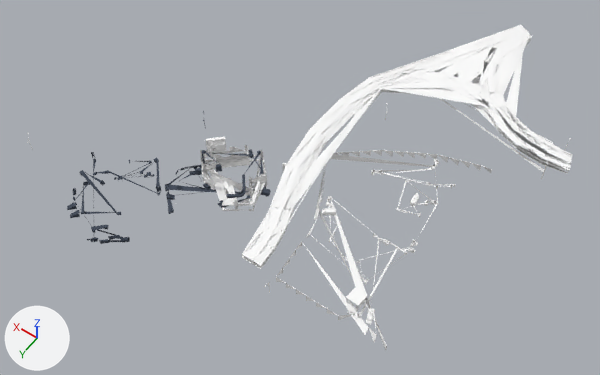
A saved change to the glTF model gh-pages/models/street_island2_09.glb.
Camera for both pictures: a 50 mm lens placed at (-125.0, -41.0, 272.0), pointed at (2.0, -218.0, -6.0). The axes (+X, +Y, +Z) are drawn at lower left. The lights are the same throughout. The picture after the commit comes second.

Names of what the first picture shows: 'seg_641', 'seg_643', 'seg_674', 'seg_762', 'seg_793', 'seg_796', 'seg_805', 'seg_824', 'seg_831', 'seg_897', 'seg_939' and 1 more.
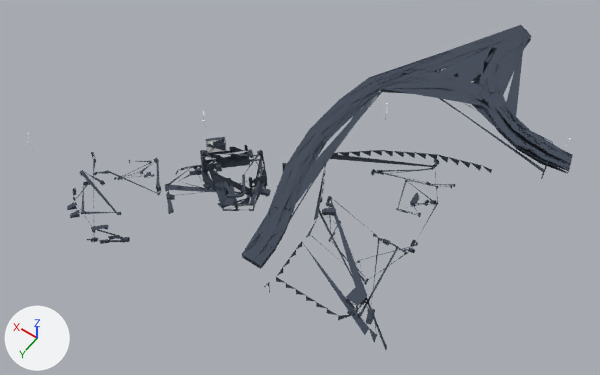
Scene script edits in JSON lines:
```json
{"block": "me_seg_674", "where": "me_seg_674.from_pydata(...)  # 1950 vertices, 5079 faces; spans x -69.2..-0.7, y -267.4..-171.8, z -0.2..4.9"}
{"op": "remove", "block": "me_seg_674", "code": "me_seg_674.materials.append(mat_bakegroup_island2_roads0_2x)  # white #ffffff"}
{"op": "add", "block": "me_seg_674", "code": "me_seg_674.materials.append(mat_dark)  # greyish blue #424b59"}
{"block": "me_seg_762", "where": "me_seg_762.from_pydata(...)  # 72 vertices, 121 faces; spans x -80.4..-2.3, y -311.2..-277.1, z -0.4..8.6"}
{"op": "remove", "block": "me_seg_762", "code": "me_seg_762.materials.append(mat_bakegroup_island2_roads0_2x)  # white #ffffff"}
{"op": "add", "block": "me_seg_762", "code": "me_seg_762.materials.append(mat_dark)  # greyish blue #424b59"}
{"block": "me_seg_793", "where": "me_seg_793.from_pydata(...)  # 192 vertices, 466 faces; spans x -14.3..10.4, y -278.0..-170.0, z 7.9..8.9"}
{"op": "remove", "block": "me_seg_793", "code": "me_seg_793.materials.append(mat_bakegroup_island2_roads0_2x)  # white #ffffff"}
{"op": "add", "block": "me_seg_793", "code": "me_seg_793.materials.append(mat_dark)  # greyish blue #424b59"}
{"block": "me_seg_796", "where": "me_seg_796.from_pydata(...)  # 192 vertices, 322 faces; spans x -80.2..0.7, y -340.8..-277.6, z 3.0..8.4"}
{"op": "remove", "block": "me_seg_796", "code": "me_seg_796.materials.append(mat_gc_longdist_island2_roads_2x)  # white #ffffff"}
{"op": "add", "block": "me_seg_796", "code": "me_seg_796.materials.append(mat_dark)  # greyish blue #424b59"}
{"block": "me_seg_805", "where": "me_seg_805.from_pydata(...)  # 244 vertices, 578 faces; spans x -14.4..10.4, y -278.0..-170.0, z 6.4..8.5"}
{"op": "remove", "block": "me_seg_805", "code": "me_seg_805.materials.append(mat_bakegroup_island2_roads0_2x)  # white #ffffff"}
{"op": "add", "block": "me_seg_805", "code": "me_seg_805.materials.append(mat_dark)  # greyish blue #424b59"}
{"block": "me_seg_824", "where": "me_seg_824.from_pydata(...)  # 474 vertices, 1143 faces; spans x -89.0..6.6, y -349.6..-275.3, z 7.9..8.9"}
{"op": "remove", "block": "me_seg_824", "code": "me_seg_824.materials.append(mat_gc_longdist_island2_roads_2x)  # white #ffffff"}
{"op": "add", "block": "me_seg_824", "code": "me_seg_824.materials.append(mat_dark)  # greyish blue #424b59"}
{"block": "me_seg_831", "where": "me_seg_831.from_pydata(...)  # 646 vertices, 1640 faces; spans x -89.0..6.6, y -349.7..-275.3, z 6.3..8.5"}
{"op": "remove", "block": "me_seg_831", "code": "me_seg_831.materials.append(mat_bakegroup_island2_b0_2x)  # white #ffffff"}
{"op": "add", "block": "me_seg_831", "code": "me_seg_831.materials.append(mat_dark)  # greyish blue #424b59"}
{"block": "me_seg_897", "where": "me_seg_897.from_pydata(...)  # 64 vertices, 108 faces; spans x 29.99..37.15, y -206.89..-199.77, z 11.34..17.48"}
{"op": "remove", "block": "me_seg_897", "code": "me_seg_897.materials.append(mat_gc_longdist_island2_roads_2x)  # white #ffffff"}
{"op": "add", "block": "me_seg_897", "code": "me_seg_897.materials.append(mat_dark)  # greyish blue #424b59"}
{"block": "me_seg_939", "where": "me_seg_939.from_pydata(...)  # 387 vertices, 673 faces; spans x 7.4..39.3, y -217.3..-186.3, z 0.0..11.2"}
{"op": "remove", "block": "me_seg_939", "code": "me_seg_939.materials.append(mat_gc_longdist_island2_roads_2x)  # white #ffffff"}
{"op": "add", "block": "me_seg_939", "code": "me_seg_939.materials.append(mat_dark)  # greyish blue #424b59"}
```

Pixel boxes [x1, y1, x2, y2] of what changed, in the pictures (600 x 375 px):
```json
{"object": "seg_824", "change": "recoloured", "before": [370, 25, 573, 171], "after": [370, 25, 573, 171], "on screen": "white to greyish blue"}
{"object": "seg_793", "change": "recoloured", "before": [242, 77, 382, 267], "after": [242, 77, 382, 267], "on screen": "white to greyish blue"}
{"object": "seg_674", "change": "recoloured", "before": [276, 150, 492, 350], "after": [276, 150, 492, 350]}
{"object": "seg_831", "change": "recoloured", "before": [371, 26, 572, 174], "after": [371, 26, 572, 174]}
{"object": "seg_939", "change": "recoloured", "before": [200, 145, 267, 211], "after": [200, 145, 267, 211], "on screen": "white to greyish blue"}
{"object": "seg_805", "change": "recoloured", "before": [242, 83, 382, 269], "after": [242, 83, 382, 269]}
{"object": "seg_796", "change": "recoloured", "before": [439, 70, 544, 172], "after": [439, 70, 544, 172]}
{"object": "seg_897", "change": "recoloured", "before": [206, 137, 226, 153], "after": [206, 137, 226, 153], "on screen": "darker"}
{"object": "seg_762", "change": "recoloured", "before": [435, 71, 553, 179], "after": [435, 71, 553, 179]}
```
